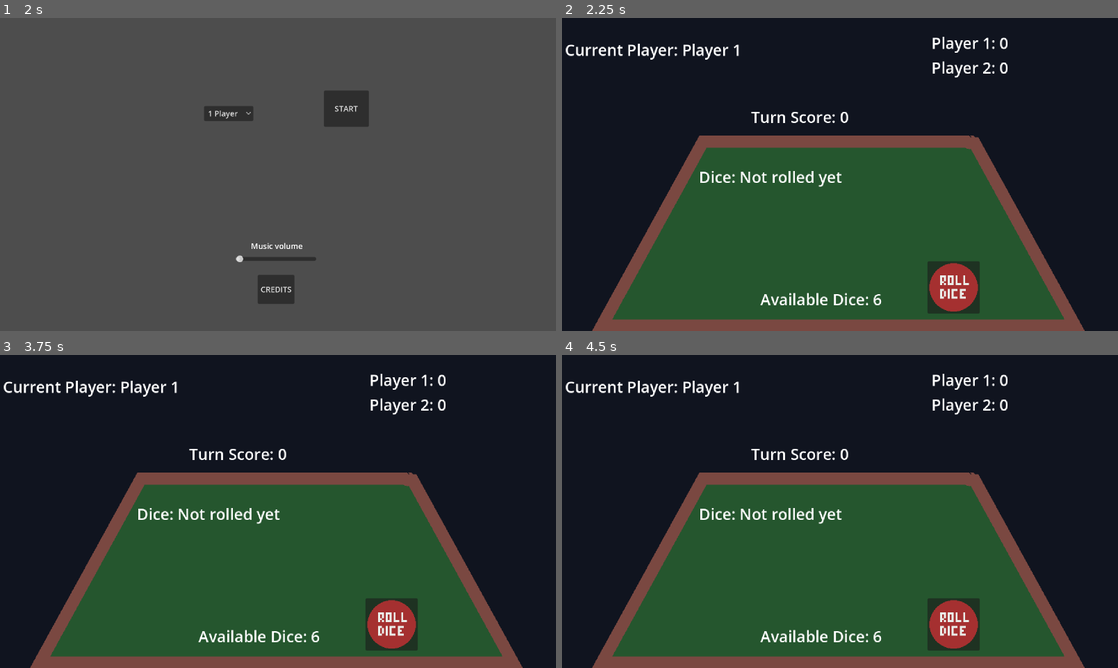
Above: before the commit, frames 1-4 (two rows, left to right).
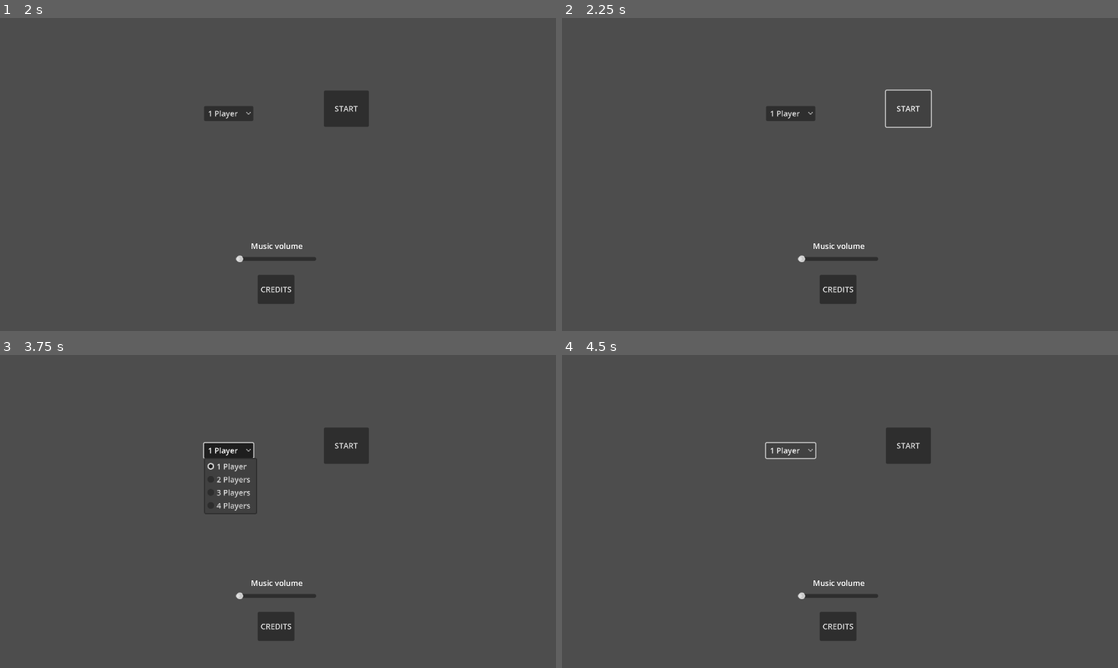
Above: after the commit, the same moments.

Repository: martinbriebac/10-000
Game: Godot game, scene res://scenes/setup_scene.tscn
The game is run twice, just before and just after one commit, with the same random seed, the same clock (stepped at 60 frames per second) and the same inputs.
Inputs (mouse positions are in pixels of both pictures, inside the frame that each line leads up to):
- Up to frame 1 (2 s): click "CREDITS" at 0.5 s; click "Back" at 1.25 s
- Up to frame 2 (2.25 s): click "START" at 2 s
- Up to frame 3 (3.75 s): click (344, 445) at 2.75 s, where only the run after the commit has a clickable "START"; click (227, 452) at 3.5 s, where only the run after the commit has a clickable "1 Player"
- Up to frame 4 (4.5 s): click (789, 452) at 4.25 s, where only the run after the commit has a clickable "1 Player"

Frame 1 is identical in both runs. In frame 2, 99% of the frame differs, in the area x 0-100%, y 0-100%; in frame 3, 99%; in frame 4, 99%.

Commit message:
changed the start, credits and back button logic. decided against it

Diff:
--- a/scenes/credits_scene.tscn
+++ b/scenes/credits_scene.tscn
@@ -34,4 +34,6 @@
 offset_bottom = 457.0
 text = "Back"
 
+[node name="CanvasLayer" type="CanvasLayer" parent="."]
+
 [connection signal="pressed" from="Back" to="." method="_on_back_pressed"]
--- a/scripts/setup_scene.gd
+++ b/scripts/setup_scene.gd
@@ -32,7 +32,7 @@
 	num_players = index + 1
 	print("Number of players selected: ", num_players)
 
-func _on_StartGameButton_pressed():
+func _on_Button_pressed():
 	# Start the game with the selected number of players
 	print("Starting game with ", num_players, " players")
 	# Add code to start the game here
